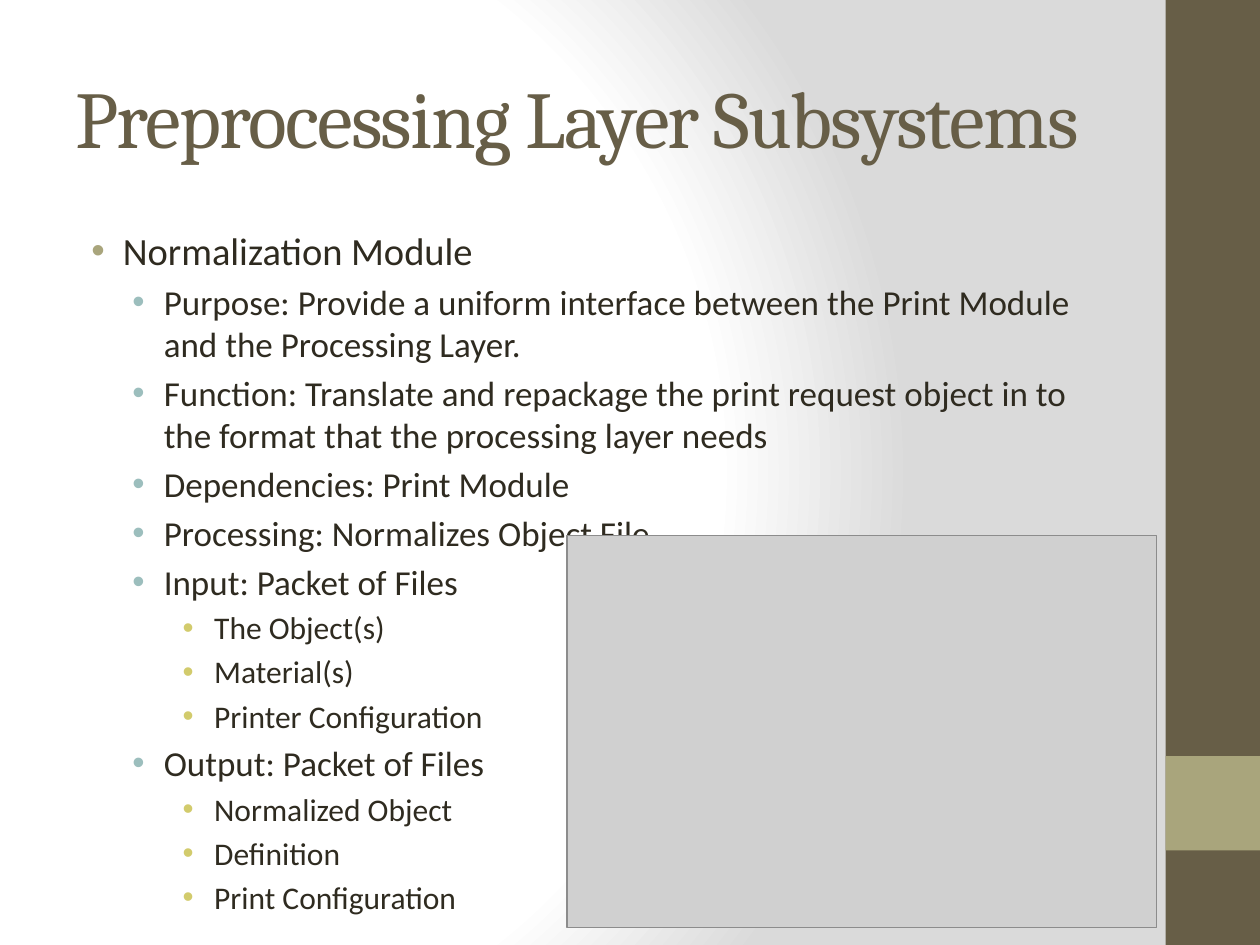
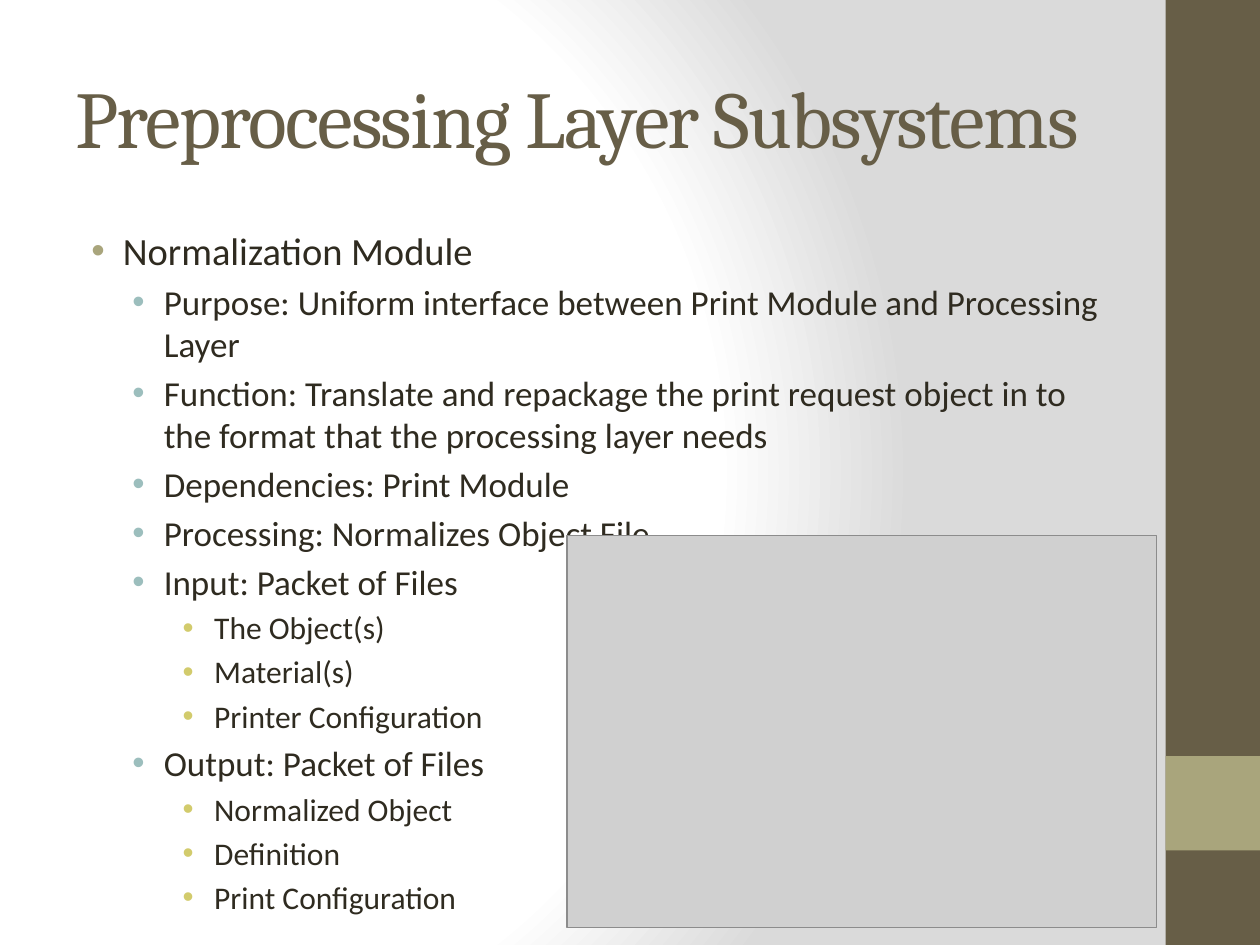
Before and after one commit to qpHalcy0n/SRDesign, a slide deck: slide 23 of ADS Gate Review/Team Ink3d ADS.pptx (slide 22 before the commit). Drawn at 1260x945 pixels with LibreOffice and Linux fonts; fonts in the diff are those of the drawing; grey boxes stand for pictures. Boxes give left, top, right and bottom in pixels: in the first picture for what was removed or moved away, otherwise in the second. Text is boxed around its words. In the diff, an @@ line names an element or a change of style, - is before the commit and + after.

```diff
--- a/ADS Gate Review/Team Ink3d ADS.pptx
+++ b/ADS Gate Review/Team Ink3d ADS.pptx
@@ text at [164, 290, 1098, 363]: text changed @@
-  • Purpose: Provide a uniform interface between the Print Module and the Processing Layer.
+  • Purpose: Uniform interface between Print Module and Processing Layer
```
Also in this commit, not shown: 9 other slides changed, 1 slide added.
